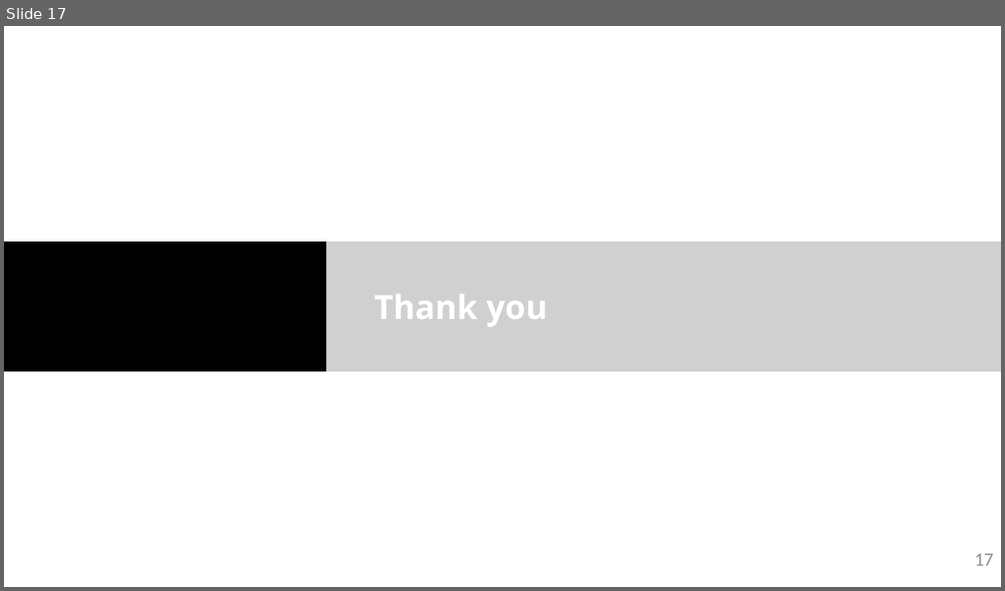
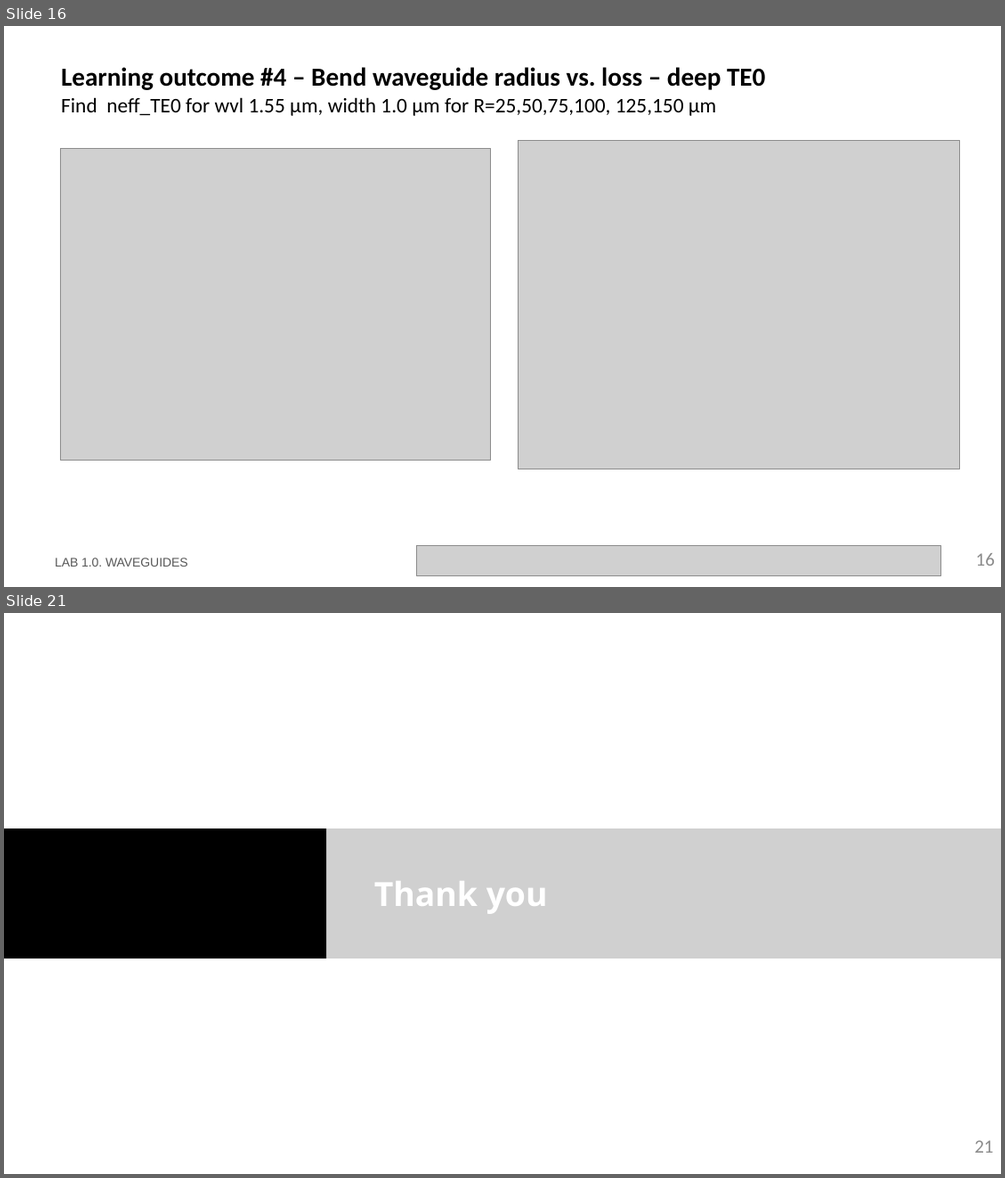
Before and after one commit to RobertoFernandezSevilla/pic-upv-lab1, a slide deck: LabBook_10.pptx. Shown one above the other, each under a label of ours: slide 17 before the commit, slides 16 and 21 after it; the slides between them are not shown. The pictures are 1005x591 and 1005x1178 pixels, drawn with LibreOffice and Linux fonts; fonts in the diff are those of the drawing; grey boxes stand for pictures; background and template pictures are left out. Boxes give left, top, right and bottom in pixels: in the first picture for what was removed or moved away, otherwise in the second. Text is boxed around its words. In the diff, an @@ line names an element or a change of style, - is before the commit and + after.

```diff
--- a/LabBook_10.pptx
+++ b/LabBook_10.pptx
@@ slide 16 added at <box>4,26,1001,587</box>, background #FFFFFF @@
@@ title added at <box>61,67,765,116</box>, 20 pt, text #000000 @@
+Learning outcome #4 – Bend waveguide radius vs. loss – deep TE0
+Find neff_TE0 for wvl 1.55 µm, width 1.0 µm for R=25,50,75,100, 125,150 µm
@@ picture added at <box>60,149,490,460</box> @@
@@ picture added at <box>518,141,959,468</box> @@
@@ text added at <box>55,557,188,566</box>, 12 pt, text #585858 @@
+LAB 1.0. WAVEGUIDES
@@ picture added at <box>417,546,941,576</box> @@
@@ page number added at <box>976,553,995,565</box>, 18 pt, text #8C8C8C @@
+16
@@ what was slide 17 is now slide 21 @@
@@ page number at <box>974,1140,993,1152</box>: text changed @@
-17
+21
```
Also in this commit, not shown: 1 slide changed, 3 other slides added, 1 other file.
